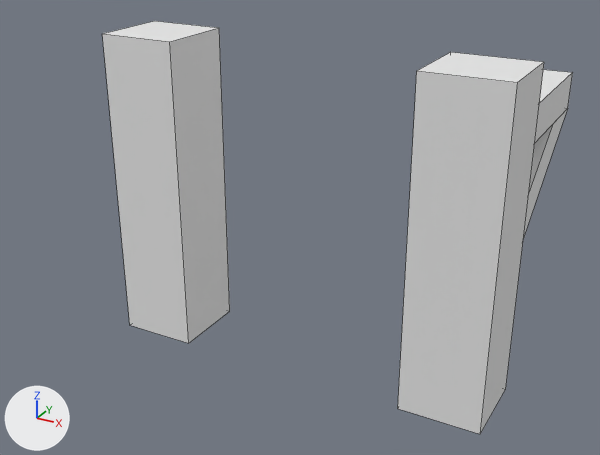
The OBJ model mods/doors/models/doors_fencegate_open.obj, before and after one commit.
Both versions are drawn from a 50 mm camera at (1.101, -2.04, 0.968) aimed at (-0.073, 0.096, -0.099). Lighting does not change. The marker at lower left points along +X, +Y and +Z. Mesh edges are drawn as thin lines. Where no turn or scale is listed for an object, it has been applied to the vertices.

Objects in the first picture: 'Cube_Cube.001'.
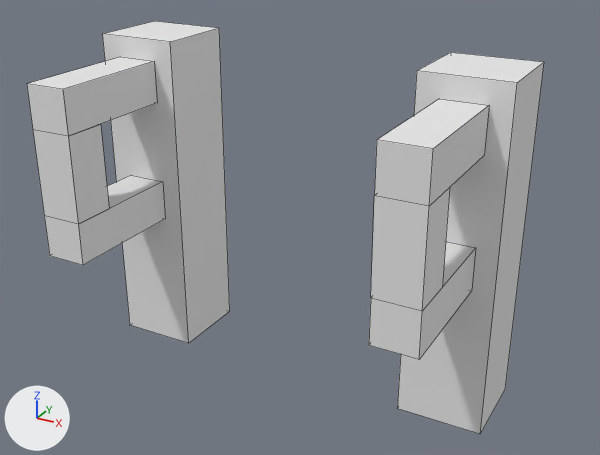
Changed parts and their boxes [x1, y1, x2, y2] in the pictures (600 x 455 px):
'Cube_Cube.001', reshaped (10% wider)
    before: [102, 21, 573, 434]
    after: [27, 21, 544, 434]
part 1 of me_cube_cube_001, added
    after: [27, 57, 165, 265]
part 2 of me_cube_cube_001, added
    after: [369, 99, 489, 359]
part 3 of me_cube_cube_001, deleted
    before: [535, 69, 573, 143]
part 4 of me_cube_cube_001, deleted
    before: [523, 109, 568, 239]

What the commit changed:
Material 'Material_NONE' (mat_material_none) is new.
Its base color is (0.8, 0.8, 0.8) (white #e7e7e7).
Its roughness is 1.0.
me_cube_cube_001 is used by ob_cube_cube_001; location (0.0, 0.0, 0.0).
me_cube_cube_001 had 32 vertices, 21 faces and spanned x -0.625..0.625, y -0.125..0.872, z -0.5..0.5.
me_cube_cube_001 now has 56 vertices, 48 faces and spans x -0.625..0.625, y -0.5..0.125, z -0.5..0.5.
me_cube_cube_001 part 1: a new loose piece of 20 vertices spanning x -0.562..-0.437, y -0.5..-0.123, z -0.062..0.437.
me_cube_cube_001 part 2: a new loose piece of 20 vertices spanning x 0.437..0.562, y -0.5..-0.123, z -0.062..0.437.
me_cube_cube_001 part 3: the loose piece of 8 vertices spanning x 0.435..0.56, y 0.122..0.872, z 0.187..0.312 is deleted.
me_cube_cube_001 part 4: the loose piece of 8 vertices spanning x 0.435..0.56, y 0.122..0.872, z -0.344..0.187 is deleted.
me_cube_cube_001 now uses material mat_material_none (white #e7e7e7).
